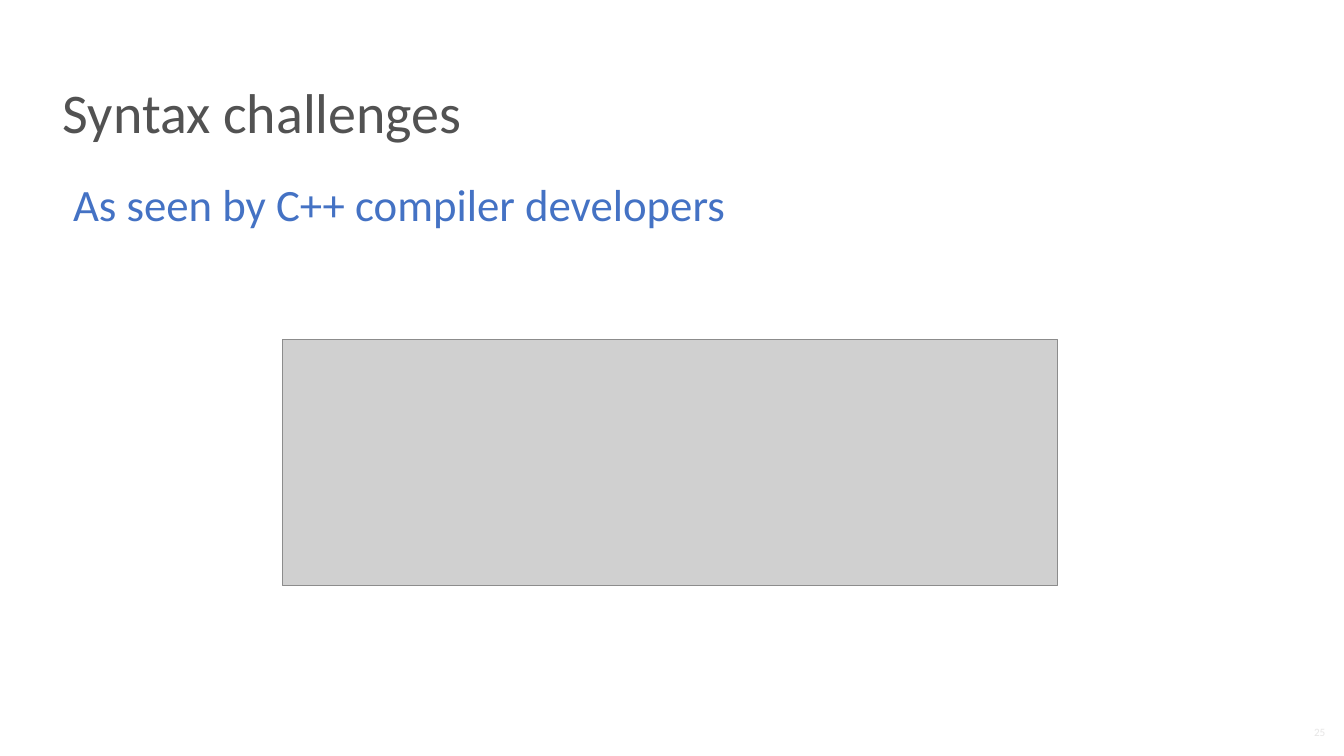
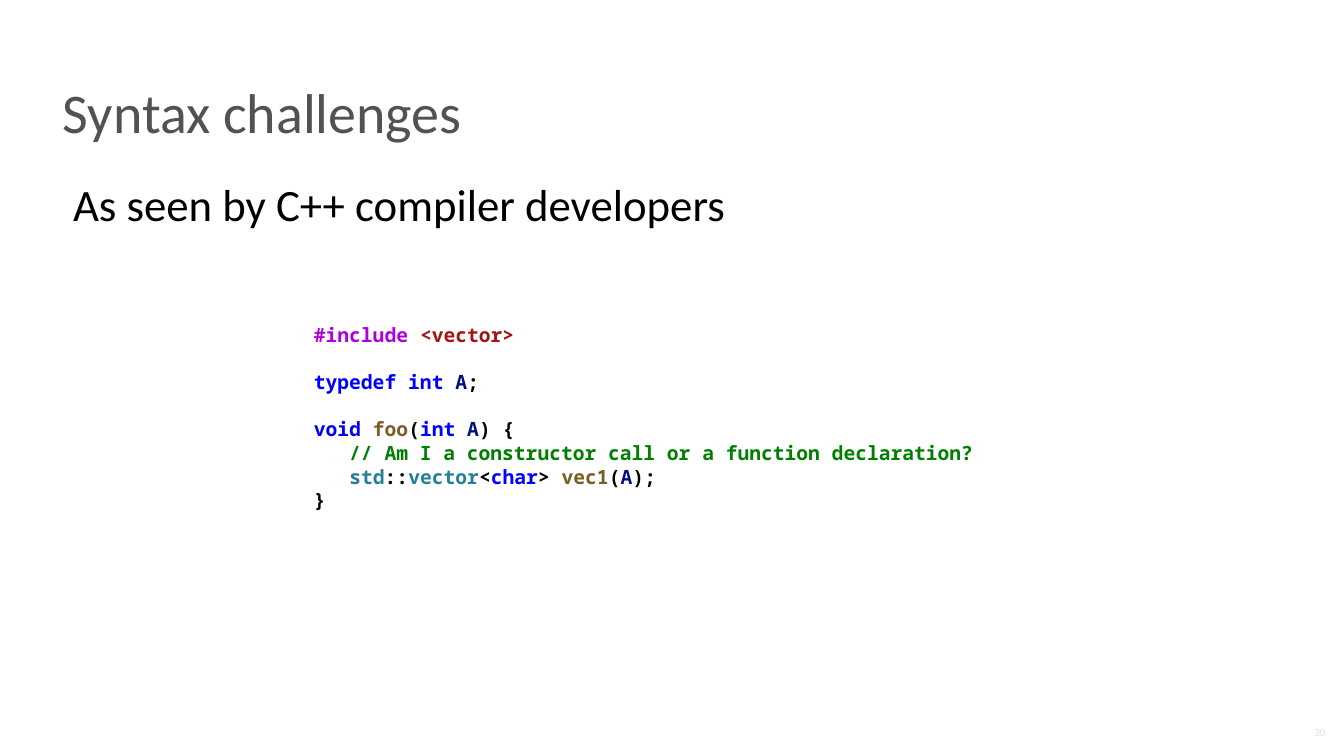
Before and after one commit to NN-complr-tech/Complr-course-lectures, a slide deck: slide 30 of 02-Frontend.pptx (slide 25 before the commit). Drawn at 1344x756 pixels with LibreOffice and Linux fonts; fonts in the diff are those of the drawing; grey boxes stand for pictures. Boxes give left, top, right and bottom in pixels: in the first picture for what was removed or moved away, otherwise in the second. Text is boxed around its words. In the diff, an @@ line names an element or a change of style, - is before the commit and + after.

```diff
--- a/02-Frontend.pptx
+++ b/02-Frontend.pptx
@@ text "As seen by C++ compiler ..." at <box>73,190,725,229</box>: text colour #4472C4 to #000000 @@
@@ text added at <box>314,326,973,488</box>, 14 pt, text #008000, bold @@
+#include <vector>
+typedef int A;
+void foo(int A) {
+// Am I a constructor call or a function declaration?
+std::vector<char> vec1(A);
+}
@@ picture removed at <box>282,339,1058,585</box> @@
```
Also in this commit, not shown: 19 other slides changed, 9 slides added.
